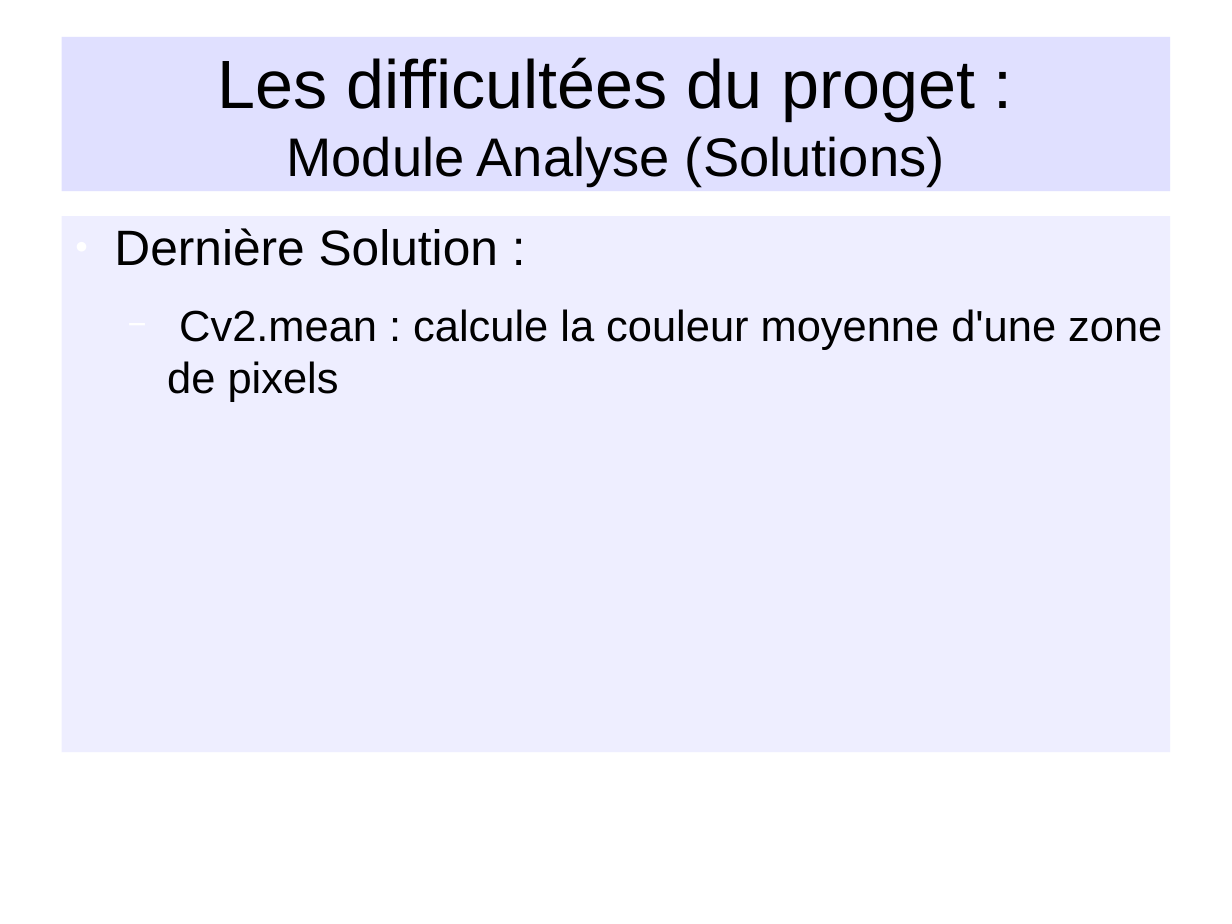
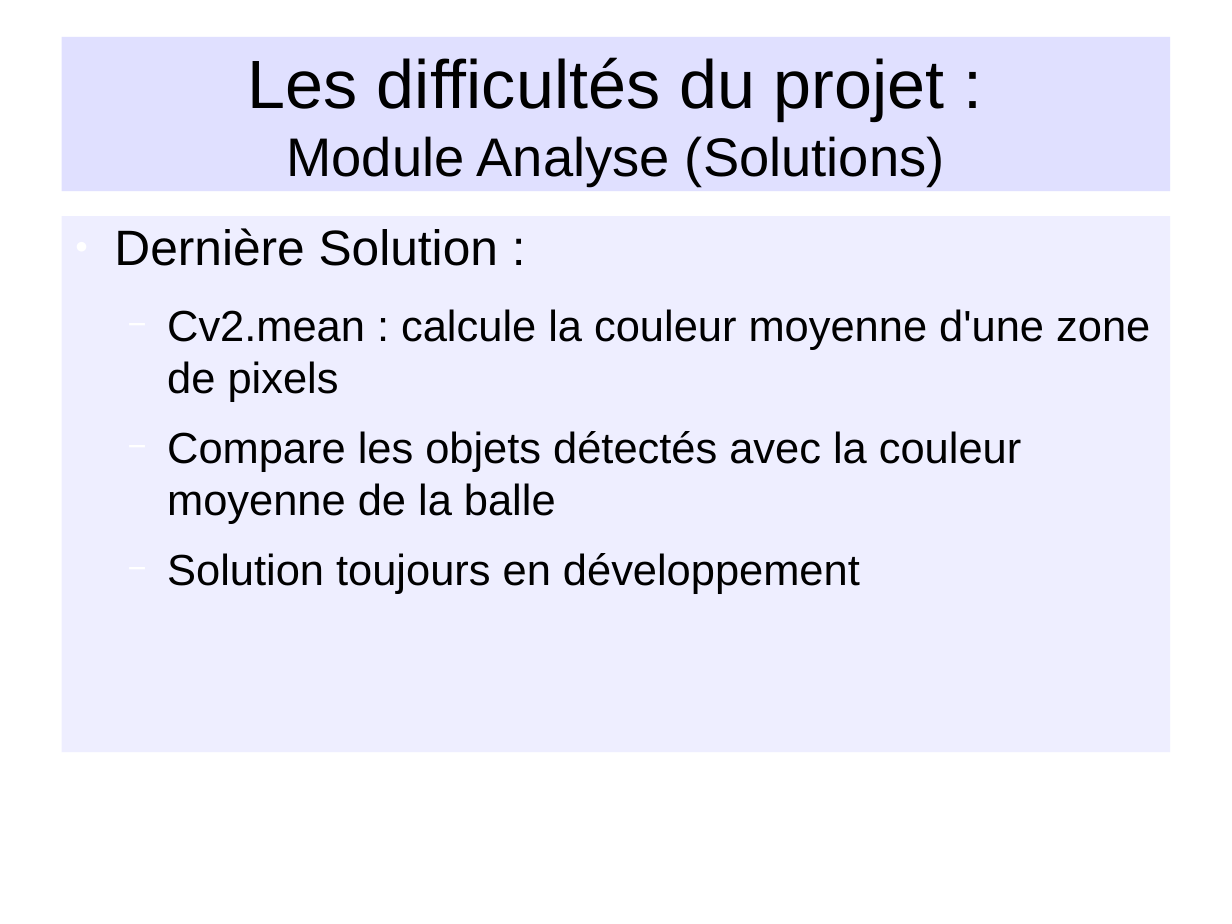
Before and after one commit to NesKaphe/nao-p7, a slide deck: slide 16 of documents/diaporama/diapo_nao.odp. Drawn at 1232x924 pixels with LibreOffice and Linux fonts; fonts in the diff are those of the drawing; background and template pictures are left out. Boxes give left, top, right and bottom in pixels: in the first picture for what was removed or moved away, otherwise in the second. Text is boxed around its words. In the diff, an @@ line names an element or a change of style, - is before the commit and + after.

```diff
--- a/documents/diaporama/diapo_nao.odp
+++ b/documents/diaporama/diapo_nao.odp
@@ title at bbox=[248, 57, 945, 186]: text changed; size 44 to 35 pt @@
-Les difficultées du proget :
-Module Analyse (Solutions)
+Les difficultés du projet :
+Module Analyse (Solutions)
@@ text at bbox=[167, 431, 1021, 594]: paragraphs added @@
+  − Compare les objets détectés avec la couleur moyenne de la balle
+  − Solution toujours en développement
```
Also in this commit, not shown: 11 other slides changed.
